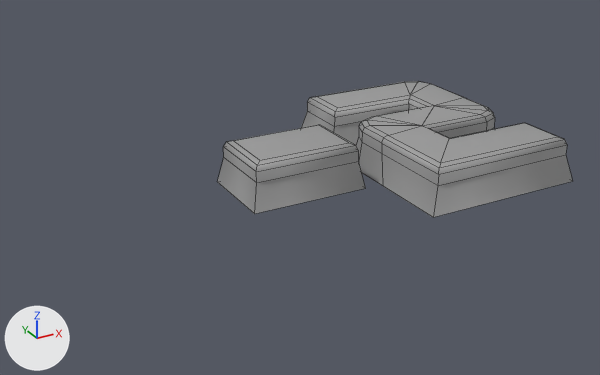
Before and after pictures for a commit that changed the FBX model Assets/- Asset Store/Custom/Numbers/Number_Minus2.fbx.
One viewpoint serves both versions: a 50 mm camera at (-0.611, -0.91, 0.486) aimed at (-0.119, -0.014, 0.038). The axes (+X, +Y, +Z) are drawn at lower left. The lights are the same throughout. Mesh edges are drawn as thin lines. Where no turn or scale is listed for an object, it has been applied to the vertices.

Objects in the first picture: 'Number_Minus2'.
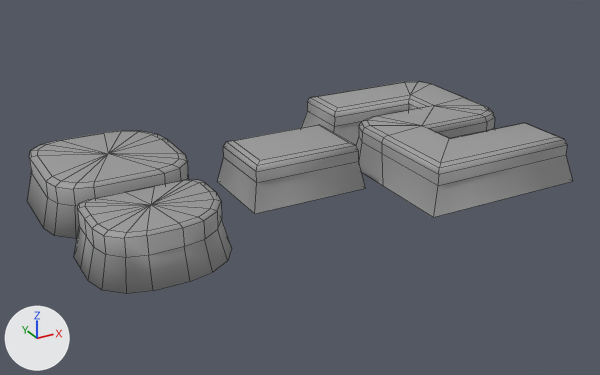
The newer file is also turned or shifted as a whole; pictures and numbers use the older file's frame.

Changed parts and their boxes [x1, y1, x2, y2] in the pictures (600 x 375 px):
'Number_Minus2', reshaped (53% wider, 56% taller)
    before: [217, 81, 573, 217]
    after: [27, 81, 573, 294]
part 1 of me_cube_002, added
    after: [74, 180, 232, 294]
part 2 of me_cube_002, added
    after: [27, 131, 189, 239]

Edits to the bpy script that builds the scene:
```text
Change me_cube_002:
    used by ob_number_minus2; location = (0.0, 0.0, 0.0)
    remove me_cube_002.from_pydata(...)  # 120 vertices, 111 faces; spans x -0.208..0.218, y -0.174..0.173, z 0.037..0.1
    add me_cube_002.from_pydata(...)  # 262 vertices, 251 faces; spans x -0.448..0.218, y -0.175..0.173, z 0.037..0.1
    me_cube_002 part 1: a new loose piece of 73 vertices spanning x -0.436..-0.265, y -0.175..-0.038, z 0.038..0.1, in mat_material (grey #9b9b9b)
    me_cube_002 part 2: a new loose piece of 69 vertices spanning x -0.448..-0.252, y -0.025..0.171, z 0.038..0.1, in mat_material (grey #9b9b9b)
```
